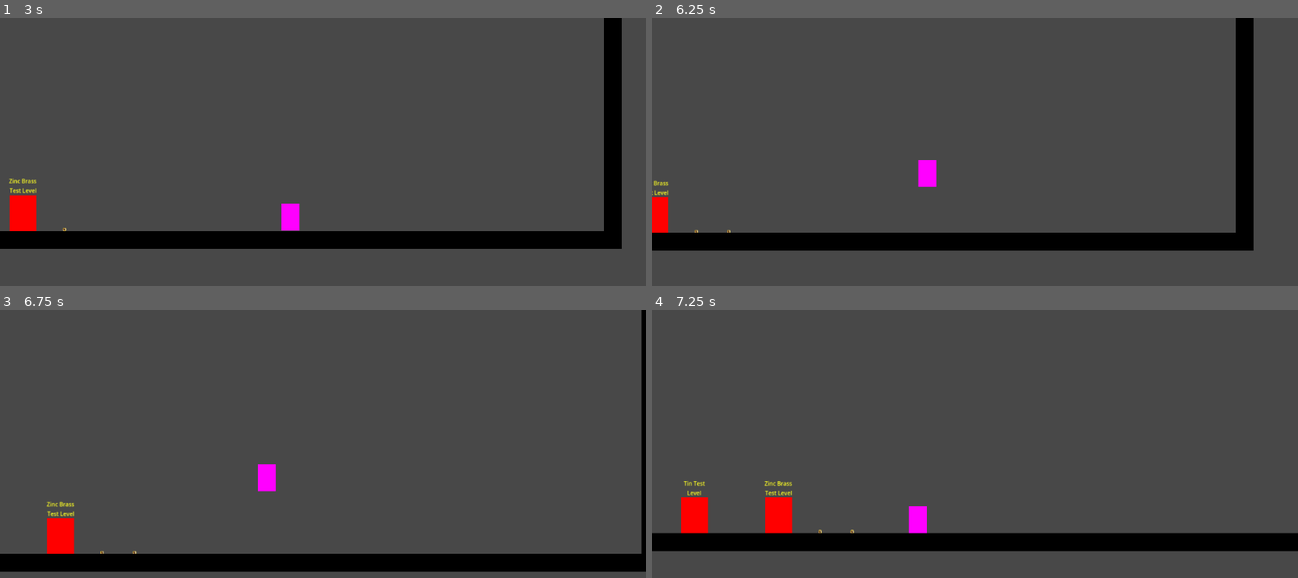
Above: before the commit, frames 1-4 (two rows, left to right).
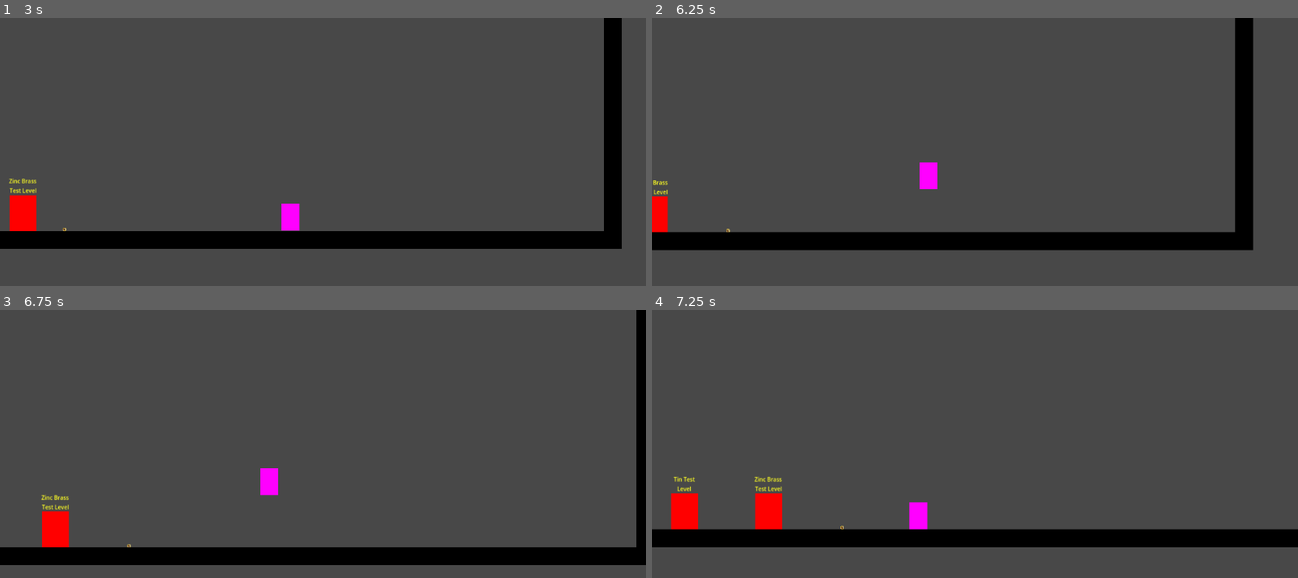
Above: after the commit, the same moments.

Repository: EdwardStanford7/MistbornGame
Game: Godot game, scene res://Levels/main.tscn
Same seed, same stepped clock (60 frames per second), same inputs: the game is played once before the commit and once after it.
Inputs (mouse positions are in pixels of both pictures, inside the frame that each line leads up to):
- Up to frame 1 (3 s): tap Enter (enter_loading_zone) at 0.5 s; move the mouse to (465, 181) at 0.52 s; hold Shift (iron) 0.53-1.28 s; hold D (right) 0.53-2.03 s; tap Space (jump) at 0.77, 1.52 s; tap Ctrl (steel) at 0.8, 1.35 s; move the mouse to (193, 216) at 1.27 s; click (193, 216) at 1.55 s; move the mouse to (387, 119) at 2.02 s; hold A (left) 2.03-2.78 s; click (387, 119) at 2.1 s; tap T (tin) at 2.3, 2.85 s; move the mouse to (290, 272) at 2.77 s; hold D (right) from 2.78 s (still down)
- Up to frame 2 (6.25 s): tap Space (jump) at 3.02, 3.77, 4.52, 6.02 s; tap Shift (iron) at 3.05, 4.35, 6.05 s; move the mouse to (1168, 253) at 3.52 s; hold Ctrl (steel) 3.53-4.28 s; tap B (brass) at 3.6 s; move the mouse to (781, 143) at 4.27 s; release D (right) at 4.28 s; hold A (left) 4.28-5.03 s; click (781, 143) at 4.55 s; move the mouse to (1007, 200) at 5.02 s; hold D (right) 5.03-5.78 s; hold Ctrl (steel) 5.03-5.78 s; tap T (tin) at 5.3 s; move the mouse to (878, 109) at 5.77 s; hold A (left) from 5.78 s (still down); click (878, 109) at 5.85 s
- Up to frame 3 (6.75 s): keep holding A (left); move the mouse to (465, 473) at 6.52 s; hold Ctrl (steel) from 6.53 s (still down); tap T (tin) at 6.6 s
- Up to frame 4 (7.25 s): keep holding A (left); keep holding Ctrl (steel); tap Space (jump) at 6.77 s

Frame 1 is identical in both runs. In frame 2, 1.0% of the frame differs, in the area x 0-94%, y 0-87%; in frame 3, 6.2%, in the area x 0-100%, y 0-98%; in frame 4, 4.3%.

Commit message:
coin bug fixed I think?

Diff:
--- a/Scripts/coin.gd
+++ b/Scripts/coin.gd
@@ -1,5 +1,7 @@
 extends RigidBody2D
 
+var being_moved = false
+var move_updates = 0
 var previous_position = Vector2.ZERO
 
 func _ready():
@@ -15,8 +17,15 @@
 
 	var self_force = self_percentage * pull_strength * -direction / distance_decay
 
-	var used_force = (position - previous_position) * mass / 60
-	previous_position = position
+	var used_force
+	if being_moved:
+		used_force = (position - previous_position) * mass / 60
+		previous_position = position
+	else:
+		used_force = self_force
+		move_updates += 1
+		if move_updates > 5:
+			being_moved = true
 
 	var player_force = player_percentage * pull_strength * direction / distance_decay - (self_force - used_force)
 
@@ -24,6 +33,8 @@
 	return player_force
 
 func push(player_position: Vector2, player_mass: float, push_strength: float) -> Vector2:
+	being_moved = true
+
 	var self_percentage = player_mass / (mass + player_mass)
 	var player_percentage = mass / (mass + player_mass)
 
@@ -33,8 +44,15 @@
 
 	var self_force = self_percentage * push_strength * direction / distance_decay
 
-	var used_force = (position - previous_position) * mass / 60
-	previous_position = position
+	var used_force
+	if being_moved:
+		used_force = (position - previous_position) * mass / 60
+		previous_position = position
+	else:
+		used_force = self_force
+		move_updates += 1
+		if move_updates > 5:
+			being_moved = true
 
 	var player_force = player_percentage * push_strength * -direction / distance_decay - (self_force - used_force)
 
@@ -44,3 +62,7 @@
 func on_body_entered(other):
 	if other is CharacterBody2D:
 		self.queue_free()
+
+func allomancy_released():
+	being_moved = false
+	move_updates = 0
--- a/Scripts/player.gd
+++ b/Scripts/player.gd
@@ -45,7 +45,8 @@
 	force_per_frame = Vector2(0, 0)
 
 	# Allomantic actions
-	selected_metal = get_target_from_group("Metal")
+	if !selected_metal:
+		selected_metal = get_target_from_group("Metal")
 	handle_iron_input() # Iron is starting ability, unlocked from beginning of game.
 	if steel_unlocked:
 		handle_steel_input()
@@ -107,6 +108,10 @@
 	if Input.is_action_just_pressed("throw_coin"):
 		var direction = (get_viewport().get_mouse_position() - self.get_global_transform_with_canvas().origin).normalized()
 		var coin = preload("res://Prefabs/coin.tscn").instantiate()
+
+		iron_released.connect(coin.allomancy_released)
+		steel_released.connect(coin.allomancy_released)
+
 		get_tree().root.get_child(0).add_child(coin)
 		coin.position = self.position + (direction * 48) # Math here to make spawning location work. Can't spawn inside floors or walls but need 360 degree for in air
 		coin.apply_force(direction * throw_force)
@@ -118,7 +123,9 @@
 
 	if Input.is_action_pressed("iron"):
 		force_per_frame += selected_metal.pull(position, mass, pull_push_force)
-		return
+	if Input.is_action_just_released("iron"):
+		iron_released.emit()
+		selected_metal = null
 
 func handle_steel_input():
 	if !selected_metal:
@@ -126,7 +133,9 @@
 
 	if Input.is_action_pressed("steel"):
 		force_per_frame += selected_metal.push(position, mass, pull_push_force)
-		return
+	if Input.is_action_just_released("steel"):
+		steel_released.emit()
+		selected_metal = null
 
 func handle_tin_input():
 	if Input.is_action_just_pressed("tin"):
